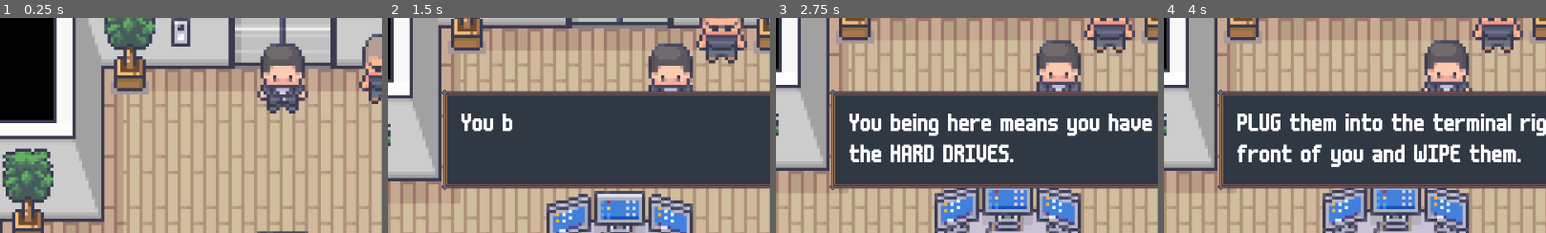
Above: before the commit, frames 1-4 (left to right).
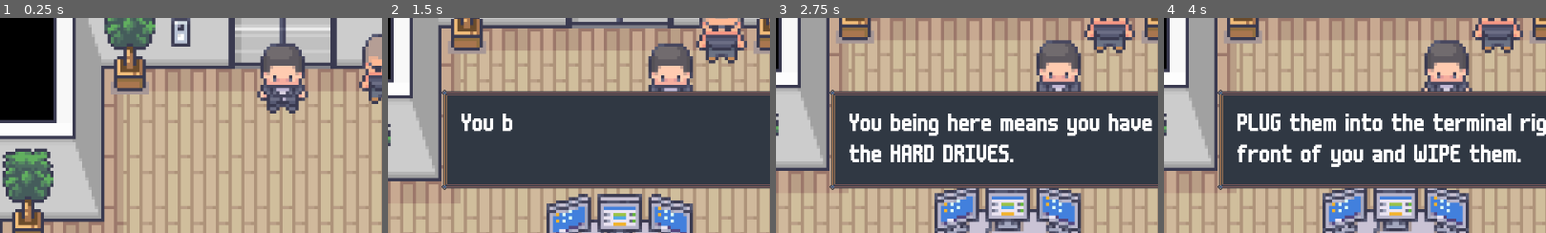
Above: after the commit, the same moments.

Repository: CISC204-S26/hw4-mrcheng-nabilmou
Game: Godot game, scene res://SCENES/OFFICIAL_MAP/PanicRoom.tscn
The game is run twice, just before and just after one commit, with the same random seed, the same clock (stepped at 60 frames per second) and the same inputs. This scene is started directly instead of the project's main scene. Sound files missing from this copy of the repository are replaced by a short silence.
Inputs:
- Up to frame 1 (0.25 s): no input
- Up to frame 2 (1.5 s): hold D (Right) 0.53-1.28 s; tap E (Interact) at 0.6, 1.35 s; hold S (Down) from 1.28 s (still down)
- Up to frame 3 (2.75 s): release S (Down) at 2.03 s; hold D (Right) from 2.03 s (still down); tap E (Interact) at 2.1 s
- Up to frame 4 (4 s): release D (Right) at 2.78 s; hold W (Up) 2.78-3.53 s; tap E (Interact) at 2.85, 3.6 s; hold A (Left) from 3.53 s (still down)
The pictures show only the part of the screen within x 13-63%, y 50-100%; the shares and areas given below are measured in that part.

The runs differ from the first frame. In frame 1, 0.1% of the frame differs, in the area x 67-81%, y 99-100%; in frame 2, 2.3%, in the area x 54-68%, y 80-100%; in frame 3, 1.9%; in frame 4, 1.9%.

Commit message:
touchups

Diff:
--- a/cisc-204-pair-project/SCENES/INTERACTABLES/Ending_Computer.tscn
+++ b/cisc-204-pair-project/SCENES/INTERACTABLES/Ending_Computer.tscn
@@ -1,23 +1,23 @@
 [gd_scene format=3 uid="uid://b3rwv8o57n150"]
 
 [ext_resource type="Script" uid="uid://dd848bpvpffrx" path="res://SCRIPTS/interactable.gd" id="1_0tqly"]
-[ext_resource type="Texture2D" uid="uid://bbssqt57irexm" path="res://ASSETS/ROOMS/Modern_Office_32x32.png" id="2_ybu6s"]
-[ext_resource type="AudioStream" uid="uid://dw2l20imx8sjw" path="res://freesound_community-police-siren-one-loop-loop-able-104019.wav" id="3_ybu6s"]
+[ext_resource type="AudioStream" uid="uid://dw2l20imx8sjw" path="res://ASSETS/AUDIO/INTERACTABLE/freesound_community-police-siren-one-loop-loop-able-104019.wav" id="3_ybu6s"]
+[ext_resource type="Texture2D" uid="uid://b5f8bs64fsvww" path="res://ASSETS/ROOMS/18_Jail_32x32.png" id="4_gohcm"]
 
 [sub_resource type="RectangleShape2D" id="RectangleShape2D_2hrly"]
 size = Vector2(36, 61)
 
-[sub_resource type="AtlasTexture" id="AtlasTexture_0tqly"]
-atlas = ExtResource("2_ybu6s")
-region = Rect2(448, 418, 32, 38)
+[sub_resource type="AtlasTexture" id="AtlasTexture_adf3h"]
+atlas = ExtResource("4_gohcm")
+region = Rect2(416, 512, 32, 32)
 
 [sub_resource type="SpriteFrames" id="SpriteFrames_qsoei"]
 animations = [{
 "frames": [{
 "duration": 1.0,
-"texture": SubResource("AtlasTexture_0tqly")
+"texture": SubResource("AtlasTexture_adf3h")
 }],
-"loop": true,
+"loop": false,
 "name": &"Computer",
 "speed": 5.0
 }]
--- a/cisc-204-pair-project/SCENES/OFFICIAL_MAP/Office.tscn
+++ b/cisc-204-pair-project/SCENES/OFFICIAL_MAP/Office.tscn
@@ -39,9 +39,6 @@
 
 Do not access observation systems unless necessary."
 dialogue_lines = Array[String](["Two DRIVES here in the OFFICE.", "One out HERE and the other in the SERVER ROOM.", "Key should be close."])
-
-[node name="Note2" parent="." unique_id=1336247270 instance=ExtResource("3_mg8ry")]
-position = Vector2(779, 137)
 
 [node name="Note3" parent="." unique_id=1986664201 instance=ExtResource("3_mg8ry")]
 position = Vector2(1284, -558)
--- a/cisc-204-pair-project/SCENES/OFFICIAL_MAP/PanicRoom.tscn
+++ b/cisc-204-pair-project/SCENES/OFFICIAL_MAP/PanicRoom.tscn
@@ -34,7 +34,7 @@
 dialogue_lines = Array[String](["You being here means you have retrieved the HARD DRIVES.", "PLUG them into the terminal right in front of you and WIPE them.", "Those bastards wont find a thing."])
 
 [node name="EndingComputer" parent="." unique_id=118944451 instance=ExtResource("7_0d1jn")]
-position = Vector2(16, 125)
+position = Vector2(16, 118)
 dialogue_lines = Array[String](["SYSTEM ALERT: 5/5 Data Drives Detected", "STATUS: Critical Integrity Breach", "WIPING ALL CONFIDENTIAL DATA"])
 is_ending_computer = true
 ending_sounds = Array[AudioStream]([ExtResource("8_37n41"), ExtResource("9_8yhh3"), ExtResource("9_cfw73")])
